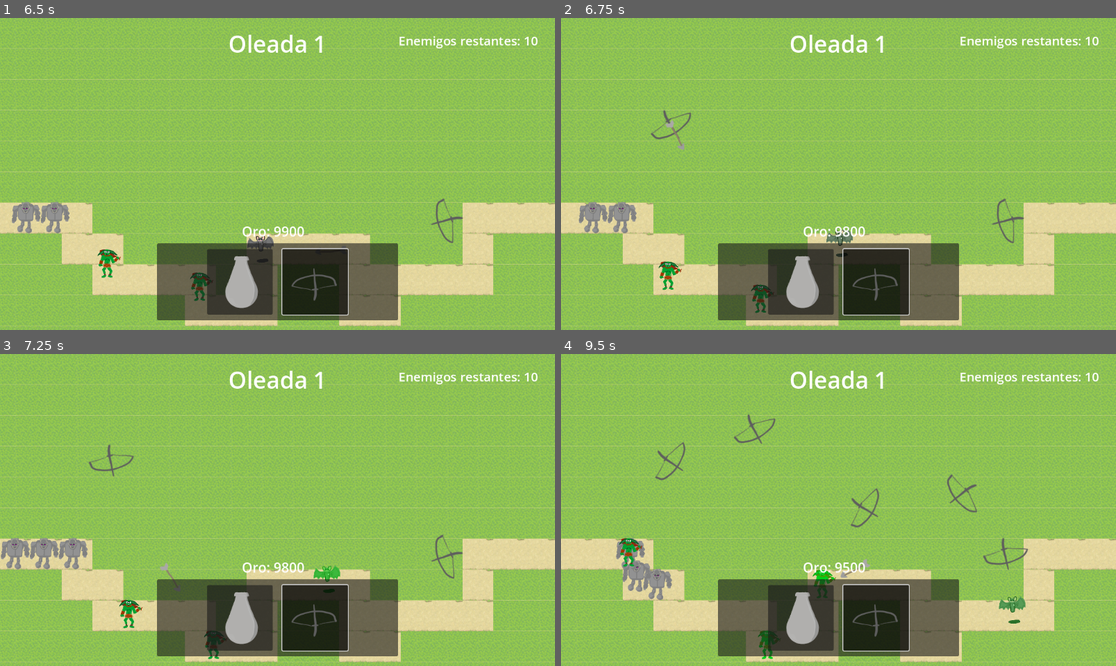
Above: before the commit, frames 1-4 (two rows, left to right).
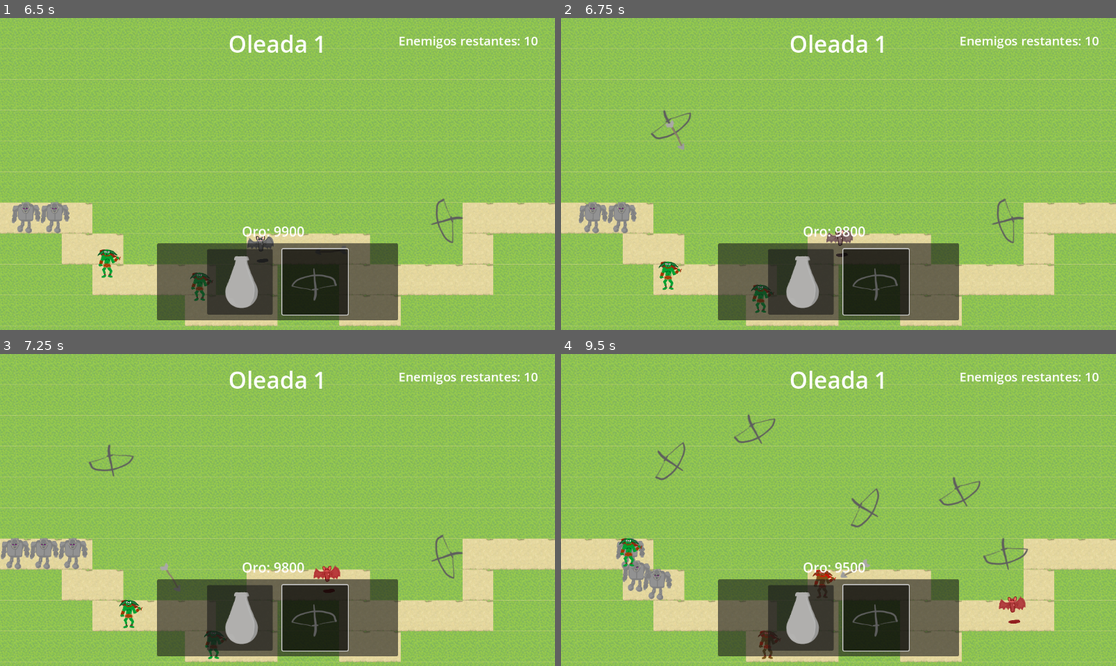
Above: after the commit, the same moments.

Repository: willNP/Tower-Defense
Game: Godot game, scene res://Scenes/main.tscn
Same seed, same stepped clock (60 frames per second), same inputs: the game is played once before the commit and once after it. The engine's default icon, where the game draws it, is replaced by a stand-in: a white triangle on a blue panel in a dark square.
Inputs (mouse positions are in pixels of both pictures, inside the frame that each line leads up to):
- Up to frame 1 (6.5 s): click (238, 283) at 0.5 s; click (316, 283) at 1.25 s; click (238, 283) at 2 s; click (316, 283) at 2.75 s; click (238, 283) at 3.5 s; click (316, 283) at 4.25 s; move the mouse to (249, 236) at 5.02 s; click (249, 236) at 5.17 s; move the mouse to (444, 220) at 5.77 s; click (444, 220) at 5.92 s
- Up to frame 2 (6.75 s): move the mouse to (672, 127) at 6.52 s; click (672, 127) at 6.67 s
- Up to frame 3 (7.25 s): no input
- Up to frame 4 (9.5 s): move the mouse to (866, 510) at 7.27 s; click (866, 510) at 7.42 s; move the mouse to (755, 432) at 8.02 s; click (755, 432) at 8.17 s; move the mouse to (960, 494) at 8.77 s; click (960, 494) at 8.92 s

Frame 1 is identical in both runs. In frame 2, 0.1% of the frame differs, in the area x 47-53%, y 67-73%; in frame 3, 0.2%; in frame 4, 0.7%, in the area x 35-84%, y 38-98%.

Commit message:
Poison and fire status effects are working

Diff:
--- a/Scenes/Towers/Crossbow/crossbow.tscn
+++ b/Scenes/Towers/Crossbow/crossbow.tscn
@@ -7,7 +7,7 @@
 
 [sub_resource type="Resource" id="Resource_pmw17"]
 script = ExtResource("2_gywgm")
-attack_speed = 6.0
+attack_speed = 3.0
 crit_chance = 10.0
 metadata/_custom_type_script = "uid://byaut15a6ymo2"
 
@@ -20,7 +20,7 @@
 ammo_scene = ExtResource("3_pmw17")
 area_2d = NodePath("Area2D")
 spawn_block_area = NodePath("AreaGenericaSpawn")
-poison_prob = 100
+fire_prob = 100
 
 [node name="Sprite2D" type="Sprite2D" parent="."]
 rotation = 1.5707964
--- /dev/null
+++ b/Scripts/Status Effects/Shaders/fire_shader.gdshader
@@ -0,0 +1,14 @@
+shader_type canvas_item;
+
+uniform float time; // tiempo en segundos desde que se aplicó el efecto
+
+void fragment() {
+    vec4 tex_color = texture(TEXTURE, UV);
+
+    // Oscila entre 0 y 1 cada segundo
+    float pulse = abs(sin(time * 3.14159)); // 3.14159 ≈ π → 1 ciclo por segundo
+
+    // Aplica tinte verde con intensidad variable
+    vec3 red_tint = vec3(1.0, 0.0, 0.0);
+    COLOR = vec4(mix(tex_color.rgb, red_tint, pulse * 0.5), tex_color.a);
+}
--- /dev/null
+++ b/Scripts/Status Effects/fire_effect.gd
@@ -0,0 +1,40 @@
+extends Status_Effect_Resource
+class_name Fire_Effect
+
+# Inicializar las variables aqui porque no se puede desde el editor
+var health_modifier : float
+
+func _ready() -> void:
+	set_process(true)
+	status_name = "Fire"
+	status_duration = 3.0
+	proc_every = 1
+	shader = preload("res://Scripts/Status Effects/Shaders/fire_shader.gdshader")
+	health_modifier = -50
+
+var fire_time := 0.0
+
+func _process(delta):
+	if character.sprite.material and character.sprite.material is ShaderMaterial:
+		fire_time += delta
+		character.sprite.material.set_shader_parameter("time", fire_time)
+
+
+func apply_effect() -> void:
+	character.receive_dmg(health_modifier, character.character_attributes.fire_resistance)
+	var fire_resistance = character.character_attributes.poison_resistance
+	var total_damage = health_modifier * (1 - (fire_resistance / (fire_resistance + character.character_attributes.defense_effectiveness)))
+	character.character_attributes.health += total_damage
+	print("se ha aplicado el fuego, vida actual: ", character.character_attributes.health )
+
+
+func timer_timeout():
+	print("proc count: ", proc_count)
+	print("status duration: ", status_duration)
+	proc_count += 1
+	if proc_count < status_duration:
+		apply_effect()
+		timer.start(proc_every)
+	else:
+		proc_count = 0
+		character.sprite.material = null
--- a/Scripts/Status Effects/poison_effect.tres
+++ /dev/null
@@ -1,11 +0,0 @@
-[gd_resource type="Resource" script_class="Poison_Effect" load_steps=3 format=3 uid="uid://cquakgnrfdcoa"]
-
-[ext_resource type="Script" uid="uid://d4aojx4vqnlsn" path="res://Scripts/Status Effects/poison_effect.gd" id="1_sk483"]
-[ext_resource type="Shader" uid="uid://nwe0hvw2fb4k" path="res://Scripts/Status Effects/Shaders/poison_shader.gdshader" id="2_31biw"]
-
-[resource]
-script = ExtResource("1_sk483")
-healt_modifier = -13.0
-status_name = "Poison"
-status_duration = 3.0
-shader = ExtResource("2_31biw")
--- a/Scripts/Towers/tower.gd
+++ b/Scripts/Towers/tower.gd
@@ -17,7 +17,8 @@
 @export var slow_prob : int
 
 var status_effects : Dictionary = {
-	poison = preload("res://Scripts/Status Effects/poison_effect.gd")
+	poison = preload("res://Scripts/Status Effects/poison_effect.gd"),
+	fire = preload("res://Scripts/Status Effects/fire_effect.gd")
 }
 
 
@@ -133,6 +134,12 @@
 		if randomNumber <= poison_prob:
 			var poison_instance : Poison_Effect = status_effects.poison.new()
 			return poison_instance
+	if fire_prob > 0:
+		var randomNumber = randi() % 100
+		if randomNumber <= fire_prob:
+			var fire_instance : Fire_Effect = status_effects.fire.new()
+			return fire_instance
+
 
 	if fire_prob > 0:
 		pass
Not shown, added: Scripts/Status Effects/Shaders/fire_shader.gdshader.uid
Not shown, added: Scripts/Status Effects/fire_effect.gd.uid
